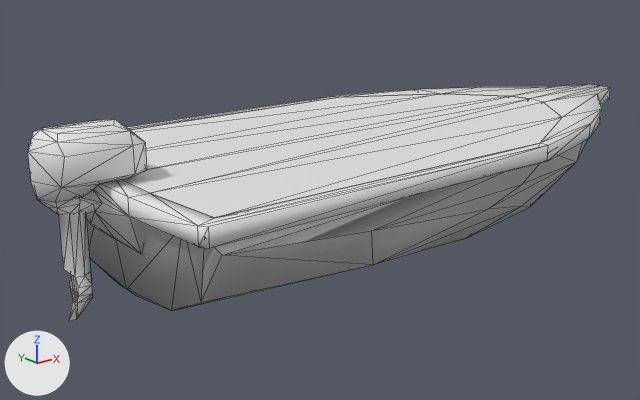
An edit to the OBJ model res/boat.obj, drawn before and after from the same camera.
The view is the same before and after, from a camera (50 mm lens) standing at (-7.61, -8.42, 3.66) and looking at (-0.54, 0.41, 0.12). Lighting does not change. The marker at lower left points along +X, +Y and +Z. Mesh edges are drawn as thin lines. Where no turn or scale is listed for an object, it has been applied to the vertices.

The first picture shows 'InnerHull_innerhull', 'Motor_Cube', 'OuterHull_outerhull', 'Trim_trim', 'Waterclip_waterclip'.
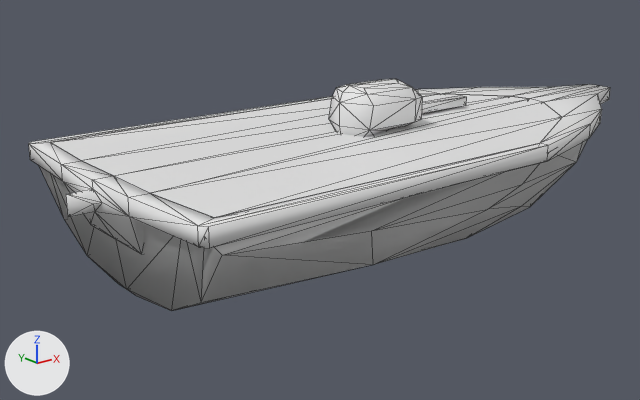
What differs and where, as boxes [x1, y1, x2, y2] in the pictures (640 x 400 px):
'Motor_Cube', mesh moved: before [28, 119, 147, 322]; after [329, 79, 422, 136]
'Tiller_tiller', added: after [422, 95, 467, 113]

The change, as a list of edits to the scene's bpy script:
```text
Change me_motor_cube:
    where me_motor_cube.from_pydata(...)  # 81 vertices, 161 faces; spans x -4.55..-3.4, y -0.4..0.4, z -0.4..1.7
    used by ob_motor_cube; location = (0.0, 0.0, 0.0)
    me_motor_cube part 1: the whole mesh is moved by (4.0, 0.0, 0.0)
Add me_tiller_tiller:
    me_tiller_tiller.from_pydata(...)  # a box spanning x 0.45..1.95, y 0.14..0.26, z 1.14..1.26
Add ob_tiller_tiller:
    ob_tiller_tiller = bpy.data.objects.new('Tiller_tiller', me_tiller_tiller)
    ob_tiller_tiller.location = (0.0, 0.0, 0.0)
```
